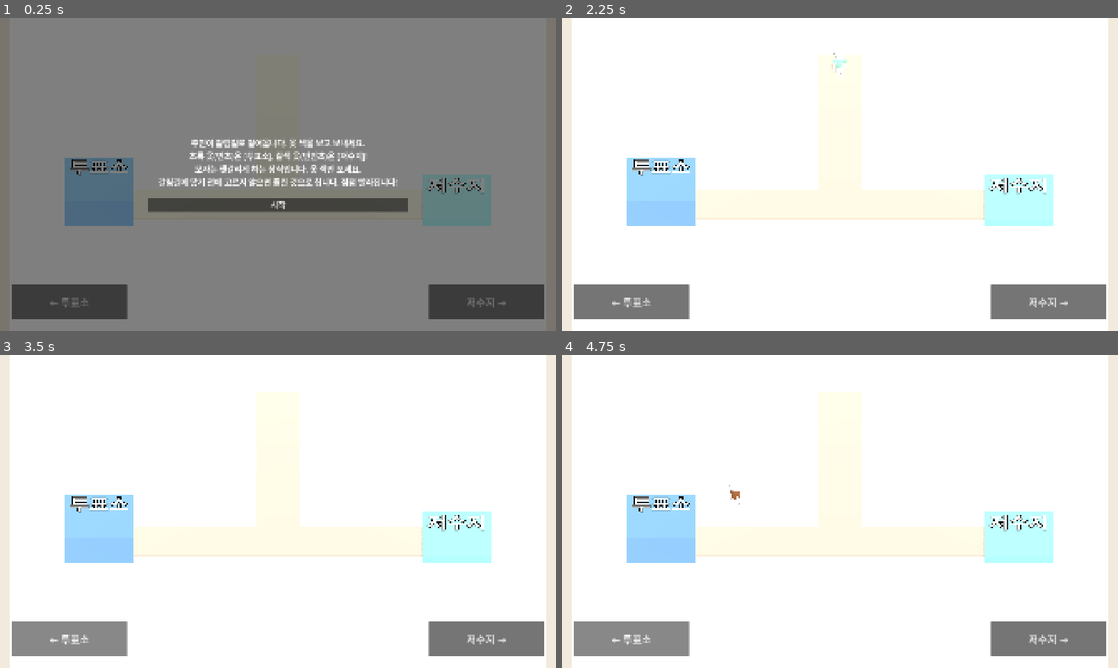
Above: before the commit, frames 1-4 (two rows, left to right).
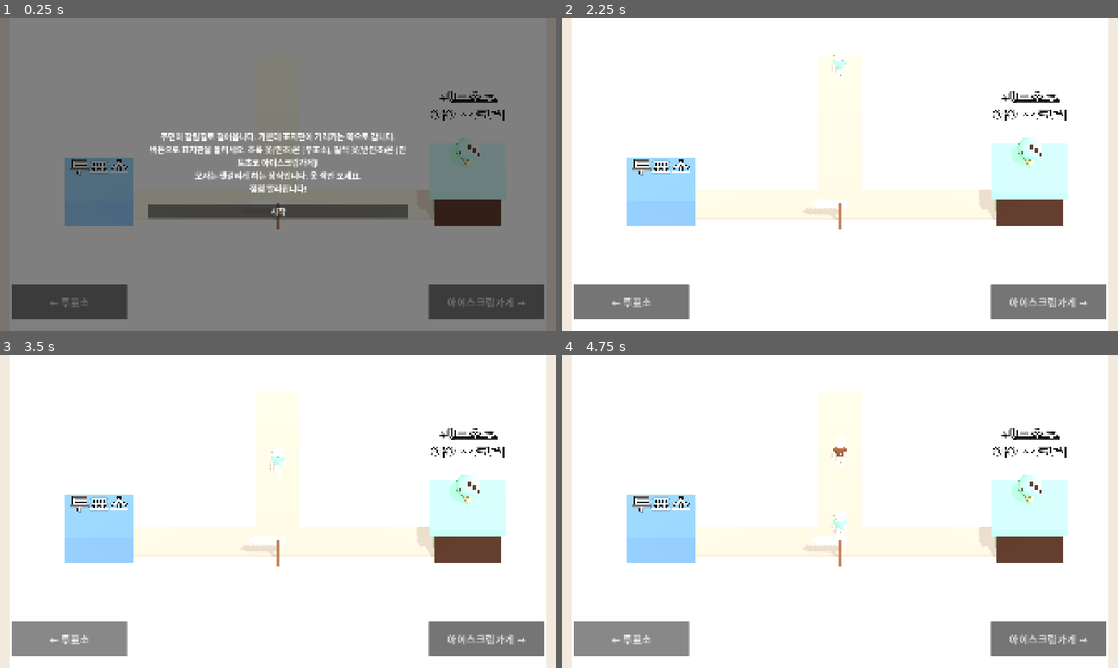
Above: after the commit, the same moments.

Repository: hahaha13791/mincho-game
Game: Godot game, scene res://minigames/mad_rat/mad_rat.tscn
Two runs of this game, one before a commit and one after it. Both use one fixed random seed, a clock stepped at 60 frames per second and the inputs below. This scene is started directly instead of the project's main scene.
Inputs:
- Up to frame 1 (0.25 s): no input
- Up to frame 2 (2.25 s): click "← 투표소" at 0.5 s; click "저수지 →" (after the commit: "아이스크림가게 →") at 1.25 s; click "시작" at 2 s
- Up to frame 3 (3.5 s): click "← 투표소" at 2.75 s
- Up to frame 4 (4.75 s): click "저수지 →" (after the commit: "아이스크림가게 →") at 3.5 s; click "← 투표소" at 4.25 s

The runs differ from the first frame. In frame 1, 7.8% of the frame differs, in the area x 26-95%, y 23-93%; in frame 2, 4.3%; in frame 3, 4.3%; in frame 4, 4.4%.

Commit message:
feat(minigames/mad_rat): 회전 표지판으로 길 안내, 저수지를 민트초코 아이스크림가게로
- 버튼은 가운데 표지판만 돌리고, 주민은 갈림길에 닿을 때 표지판 방향으로 간다(놓침 없음)
- 가게 앞에서 반민초는 ?!, 민초는 ♥를 띄우고 가게로 빨려 들어간다
- 걷는 속도 3→7, 등장 간격 1.5→0.55초로 템포를 올림

Co-Authored-By: Claude Sonnet 5.5 <noreply@anthropic.com>

Diff:
--- a/minigames/mad_rat/mad_rat.gd
+++ b/minigames/mad_rat/mad_rat.gd
@@ -1,6 +1,6 @@
 extends Node3D
-## 미친 쥐(id: mad_rat). 갈림길로 걸어오는 주민을 옷 색에 따라 왼쪽(투표소)·오른쪽(저수지)으로 보낸다.
-## 민초(초록)는 투표소, 반민초(갈색)는 저수지. 모자는 헷갈리게 하는 장식이라 무시한다.
+## 미친 쥐(id: mad_rat). 갈림길로 걸어오는 주민은 가운데 표지판이 가리키는 쪽으로 간다.
+## 버튼은 표지판만 돌린다. 민초(초록 옷)는 왼쪽 투표소, 반민초(갈색 옷)는 오른쪽 민트초코 아이스크림가게. 모자는 무시한다.
 
 enum State { TUTORIAL, PLAYING, ENDED }
 
@@ -8,9 +8,11 @@
 const CONFIG: MadRatConfig = preload("res://minigames/mad_rat/mad_rat_config.tres")
 const VILLAGER: PackedScene = preload("res://minigames/mad_rat/villager.tscn")
 const SPAWN_Z: float = -9.0
-const JUNCTION_Z: float = 0.0 # 이 선에 닿기 전에 골라야 한다
+const JUNCTION_Z: float = 0.0 # 이 선에 닿는 순간 표지판 방향으로 간다
 const EXIT_X: float = 6.5
-const TUTORIAL_TEXT: String = "주민이 갈림길로 걸어옵니다. 옷 색을 보고 보내세요.\n초록 옷(민초)은 [투표소], 갈색 옷(반민초)은 [저수지]!\n모자는 헷갈리게 하는 장식입니다. 옷 색만 보세요.\n갈림길에 닿기 전에 고르지 않으면 틀린 것으로 칩니다. 점점 빨라집니다!"
+const SIGN_POS: Vector3 = Vector3(0.0, 0.0, 1.6) # 갈림길 바로 앞(카메라 쪽). 주민 길을 막지 않는다
+const SHOP_WAIT: float = 0.7 # 가게 앞에서 멈칫하는 시간
+const TUTORIAL_TEXT: String = "주민이 갈림길로 걸어옵니다. 가운데 표지판이 가리키는 쪽으로 갑니다.\n버튼으로 표지판을 돌리세요. 초록 옷(민초)은 [투표소], 갈색 옷(반민초)은 [민트초코 아이스크림가게]!\n모자는 헷갈리게 하는 장식입니다. 옷 색만 보세요.\n점점 빨라집니다!"
 
 @export var id: StringName = &"mad_rat"
 
@@ -19,6 +21,9 @@
 var _wrong: int = 0
 var _next_spawn: float = 0.0
 var _queue: Array[Villager] = [] # 갈림길에 가까운 주민이 앞(0번)
+var _sign_dir: MadRatRules.Dir = MadRatRules.Dir.LEFT
+var _sign_arrow: Node3D
+var _sign_tween: Tween
 
 @onready var _camera: Camera3D = $Camera3D
 @onready var _villagers: Node3D = $Villagers
@@ -29,8 +34,8 @@
 	$Sun.rotation_degrees = Vector3(-50.0, 20.0, 0.0)
 	_camera.look_at_from_position(Vector3(0.0, 9.0, 8.0), Vector3(0.0, 0.0, -2.0))
 	_build_visuals()
-	$HUD/LeftButton.pressed.connect(_send.bind(MadRatRules.Dir.LEFT))
-	$HUD/RightButton.pressed.connect(_send.bind(MadRatRules.Dir.RIGHT))
+	$HUD/LeftButton.pressed.connect(_turn_sign.bind(MadRatRules.Dir.LEFT))
+	$HUD/RightButton.pressed.connect(_turn_sign.bind(MadRatRules.Dir.RIGHT))
 	Tutorial.open(self, TUTORIAL_TEXT, _start)
 
 
@@ -47,13 +52,9 @@
 	for v in _queue:
 		v.position.z += step
 	if not _queue.is_empty() and _queue[0].position.z >= JUNCTION_Z:
-		_wrong += 1
-		_hint.text = "놓쳤다!"
-		var missed: Villager = _queue.pop_front()
-		_leave(missed, Vector3(missed.position.x, 0.0, 9.0))
-		_refresh()
-	if _spawned >= CONFIG.villager_count and _queue.is_empty():
-		_finish()
+		_send(_queue.pop_front())
+	if _spawned >= CONFIG.villager_count and _queue.is_empty() and _villagers.get_child_count() == 0:
+		_finish() # 마지막 주민이 가게로 끌려 들어가는 것까지 보고 끝낸다
 
 
 func _start() -> void:
@@ -71,24 +72,34 @@
 	_refresh()
 
 
-func _send(dir: MadRatRules.Dir) -> void:
-	if _state != State.PLAYING or _queue.is_empty():
+func _turn_sign(dir: MadRatRules.Dir) -> void:
+	if _state != State.PLAYING:
 		return
-	var v: Villager = _queue.pop_front()
+	_sign_dir = dir
+	if _sign_tween != null:
+		_sign_tween.kill()
+	_sign_tween = create_tween()
+	_sign_tween.tween_property(_sign_arrow, "rotation:y", 0.0 if dir == MadRatRules.Dir.LEFT else PI, 0.12)
+
+
+# 갈림길에 닿은 주민을 표지판 방향으로 보낸다
+func _send(v: Villager) -> void:
+	var dir: MadRatRules.Dir = _sign_dir
 	if MadRatRules.is_correct(v.is_mincho, dir):
 		_hint.text = ""
 	else:
 		_wrong += 1
 		_hint.text = "엉뚱한 곳으로 갔다!"
-	_leave(v, Vector3(-EXIT_X if dir == MadRatRules.Dir.LEFT else EXIT_X, 0.0, JUNCTION_Z))
 	_refresh()
-
-
-# 판정이 끝난 주민이 걸어나가 사라진다
-func _leave(v: Villager, dest: Vector3) -> void:
+	var dest: Vector3 = Vector3(-EXIT_X if dir == MadRatRules.Dir.LEFT else EXIT_X, 0.0, JUNCTION_Z)
 	v.rotation.y = atan2(dest.x - v.position.x, dest.z - v.position.z) # 주민 앞은 +z
 	var t: Tween = create_tween()
 	t.tween_property(v, "position", dest, 0.6)
+	if dir == MadRatRules.Dir.RIGHT: # 가게 앞: 반민초는 기겁, 민초는 홀딱 반해 투표를 잊는다. 그리고 가게에 빨려 들어간다
+		t.tween_callback(v.exclaim.bind("♥" if v.is_mincho else "?!"))
+		t.tween_interval(SHOP_WAIT)
+		t.tween_property(v, "position", dest + Vector3(2.0, 0.0, 0.0), 0.25).set_ease(Tween.EASE_IN)
+		t.parallel().tween_property(v, "scale", Vector3.ZERO, 0.25).set_ease(Tween.EASE_IN)
 	t.tween_callback(v.queue_free)
 
 
@@ -98,11 +109,11 @@
 	var msg: String
 	match rank:
 		Grade.Rank.PERFECT:
-			msg = "모두 알아서 제 갈 길을 갔다. 저수지는 오늘도 평화롭다."
+			msg = "반민초 주민들은 민트초코 아이스크림가게에서 아직도 나오지 못하고 있다."
 		Grade.Rank.SUCCESS:
 			msg = "몇 명이 길을 헤맸지만 대체로 계획대로다."
 		_:
-			msg = "저수지 앞에 민초 주민이 줄을 섰다. 뭔가 잘못됐다."
+			msg = "민초 주민들이 아이스크림을 먹느라 투표를 잊었다. 투표소는 반민초로 북적인다."
 	var before: float = GameState.mincho_percent
 	GameState.submit_result(id, rank)
 	ResultScreen.open(self, rank, msg, before)
@@ -161,4 +172,61 @@
 	add_child(cross)
 
 	_place(Vector3(3.0, 1.5, 3.0), Vector3(-EXIT_X - 1.5, 0.75, JUNCTION_Z), PALETTE.ballot_box, "투표소")
-	_place(Vector3(3.0, 0.4, 3.0), Vector3(EXIT_X + 1.5, 0.2, JUNCTION_Z), PALETTE.water, "저수지")
+
+	# 민트초코 아이스크림가게: 초코 벽, 민트 지붕, 지붕 위 큰 콘
+	var shop_x: float = EXIT_X + 2.0 # 지붕이 가게 앞에 멈춘 주민을 가리지 않게 길 끝에서 띄운다
+	var walls: MeshInstance3D = _box(Vector3(3.0, 1.8, 3.0), PALETTE.chocolate)
+	walls.position = Vector3(shop_x, 0.9, JUNCTION_Z)
+	add_child(walls)
+	var roof: MeshInstance3D = _box(Vector3(3.4, 0.4, 3.4), PALETTE.mincho)
+	roof.position = Vector3(shop_x, 2.0, JUNCTION_Z)
+	add_child(roof)
+	var door: MeshInstance3D = _box(Vector3(0.05, 1.2, 1.0), PALETTE.mincho.darkened(0.3)) # 길 쪽(왼쪽) 벽의 문
+	door.position = Vector3(shop_x - 1.52, 0.6, JUNCTION_Z)
+	add_child(door)
+	var cone: MeshInstance3D = MeshInstance3D.new()
+	var cone_mesh: CylinderMesh = CylinderMesh.new()
+	cone_mesh.top_radius = 0.45
+	cone_mesh.bottom_radius = 0.0
+	cone_mesh.height = 1.0
+	var cone_mat: StandardMaterial3D = StandardMaterial3D.new()
+	cone_mat.albedo_color = PALETTE.cardboard
+	cone_mesh.material = cone_mat
+	cone.mesh = cone_mesh
+	cone.position = Vector3(shop_x, 2.7, JUNCTION_Z)
+	add_child(cone)
+	var scoop: MeshInstance3D = MeshInstance3D.new()
+	var scoop_mesh: SphereMesh = SphereMesh.new()
+	scoop_mesh.radius = 0.55
+	scoop_mesh.height = 1.0
+	var scoop_mat: StandardMaterial3D = StandardMaterial3D.new()
+	scoop_mat.albedo_color = PALETTE.mincho
+	scoop_mesh.material = scoop_mat
+	scoop.mesh = scoop_mesh
+	scoop.position = Vector3(shop_x, 3.35, JUNCTION_Z)
+	add_child(scoop)
+	for chip in [Vector3(0.3, 0.25, 0.4), Vector3(-0.35, 0.1, 0.38), Vector3(0.05, 0.42, 0.35), Vector3(0.45, -0.05, 0.25)]:
+		var c: MeshInstance3D = _box(Vector3(0.14, 0.14, 0.14), PALETTE.chocolate)
+		c.position = scoop.position + chip
+		add_child(c)
+	var shop_label: Label3D = Label3D.new()
+	shop_label.text = "민트초코\n아이스크림"
+	shop_label.font_size = 72
+	shop_label.pixel_size = 0.01
+	shop_label.position = Vector3(shop_x, 4.6, JUNCTION_Z - 1.5) # 콘 뒤쪽 위. 위에서 보는 카메라라 콘과 겹치지 않게
+	add_child(shop_label)
+
+	# 표지판: 기둥 + 회전하는 화살표 판. rotation.y 0 = 왼쪽(투표소), PI = 오른쪽(가게)
+	var post: MeshInstance3D = _box(Vector3(0.15, 1.6, 0.15), PALETTE.wood)
+	post.position = SIGN_POS + Vector3(0.0, 0.8, 0.0)
+	add_child(post)
+	_sign_arrow = Node3D.new()
+	_sign_arrow.position = SIGN_POS + Vector3(0.0, 1.5, 0.0)
+	add_child(_sign_arrow)
+	var board: MeshInstance3D = _box(Vector3(1.3, 0.45, 0.08), PALETTE.paper)
+	board.position.x = -0.35
+	_sign_arrow.add_child(board)
+	var tip: MeshInstance3D = _box(Vector3(0.4, 0.4, 0.08), PALETTE.paper) # 45도 돌린 네모 = 화살촉
+	tip.position.x = -1.0
+	tip.rotation.z = PI / 4.0
+	_sign_arrow.add_child(tip)
--- a/minigames/mad_rat/mad_rat.tscn
+++ b/minigames/mad_rat/mad_rat.tscn
@@ -62,4 +62,4 @@
 grow_horizontal = 0
 grow_vertical = 0
 theme_override_font_sizes/font_size = 36
-text = "저수지 →"
+text = "아이스크림가게 →"
--- a/minigames/mad_rat/mad_rat_config.gd
+++ b/minigames/mad_rat/mad_rat_config.gd
@@ -4,10 +4,10 @@
 
 @export var villager_count: int = 20
 @export var mincho_ratio: float = 0.5 ## 민초 옷 주민 비율
-@export var speed_start: float = 2.5 ## 걷는 속도 (진행에 따라 end까지 빨라짐)
-@export var speed_end: float = 5.0
-@export var gap_start: float = 1.8 ## 다음 주민이 나오는 간격(초)
-@export var gap_end: float = 0.9
+@export var speed_start: float = 3.0 ## 걷는 속도 (진행에 따라 end까지 빨라짐)
+@export var speed_end: float = 7.0
+@export var gap_start: float = 1.5 ## 다음 주민이 나오는 간격(초)
+@export var gap_end: float = 0.55
 @export var decoy_start: float = 0.0 ## 헷갈리는 모자를 쓴 주민 비율
 @export var decoy_end: float = 0.5
 @export var perfect_wrong: int = 0 ## 틀린 수가 이 이하면 완전범죄
--- a/minigames/mad_rat/mad_rat_rules.gd
+++ b/minigames/mad_rat/mad_rat_rules.gd
@@ -1,10 +1,10 @@
 class_name MadRatRules
 extends RefCounted
 
-enum Dir { LEFT, RIGHT } # LEFT = 투표소, RIGHT = 저수지
+enum Dir { LEFT, RIGHT } # LEFT = 투표소, RIGHT = 민트초코 아이스크림가게
 
 
-## 옷 색이 기준이다(모자는 무시). 민초는 투표소로, 반민초는 저수지로 보낸다
+## 옷 색이 기준이다(모자는 무시). 민초는 투표소로, 반민초는 아이스크림가게로 보낸다
 static func is_correct(is_mincho: bool, dir: Dir) -> bool:
 	return (dir == Dir.LEFT) == is_mincho
 
--- a/minigames/mad_rat/test_rules.gd
+++ b/minigames/mad_rat/test_rules.gd
@@ -12,8 +12,8 @@
 
 func _init() -> void:
 	_check(MadRatRules.is_correct(true, MadRatRules.Dir.LEFT), "민초는 투표소")
-	_check(not MadRatRules.is_correct(true, MadRatRules.Dir.RIGHT), "민초를 저수지로 보내면 오답")
-	_check(MadRatRules.is_correct(false, MadRatRules.Dir.RIGHT), "반민초는 저수지")
+	_check(not MadRatRules.is_correct(true, MadRatRules.Dir.RIGHT), "민초를 가게로 보내면 오답")
+	_check(MadRatRules.is_correct(false, MadRatRules.Dir.RIGHT), "반민초는 가게")
 	_check(not MadRatRules.is_correct(false, MadRatRules.Dir.LEFT), "반민초를 투표소로 보내면 오답")
 	_check(MadRatRules.judge(0, 0, 3) == Grade.Rank.PERFECT, "무실수는 완전범죄")
 	_check(MadRatRules.judge(3, 0, 3) == Grade.Rank.SUCCESS, "경계값은 미션성공")
--- a/minigames/mad_rat/villager.gd
+++ b/minigames/mad_rat/villager.gd
@@ -24,3 +24,18 @@
 	if decoy_hat:
 		outfit["Hat"] = PALETTE.anti_mincho if mincho else PALETTE.mincho
 	FigureLook.dress(_figure, outfit)
+
+
+## 걸음을 멈추고 머리 위에 짧은 반응(예: "?!")을 띄운다
+func exclaim(text: String) -> void:
+	FigureLook.play(_figure, "idle")
+	var label: Label3D = Label3D.new()
+	label.text = text
+	label.font_size = 128
+	label.pixel_size = 0.01
+	label.outline_size = 24
+	label.billboard = BaseMaterial3D.BILLBOARD_ENABLED
+	label.position.y = 2.6
+	add_child(label)
+	label.scale = Vector3.ZERO
+	create_tween().tween_property(label, "scale", Vector3.ONE, 0.15).set_trans(Tween.TRANS_BACK).set_ease(Tween.EASE_OUT)
